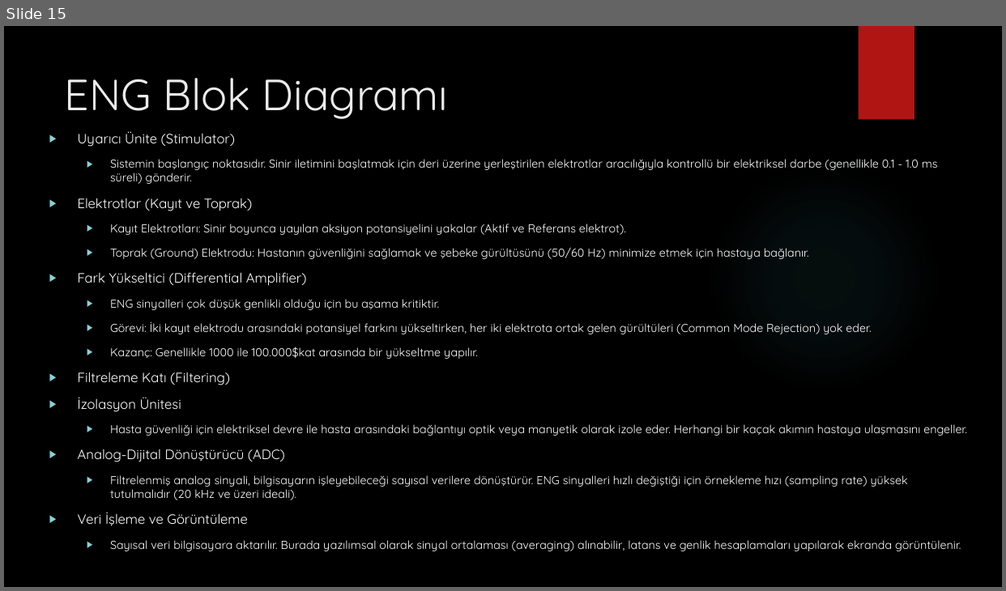
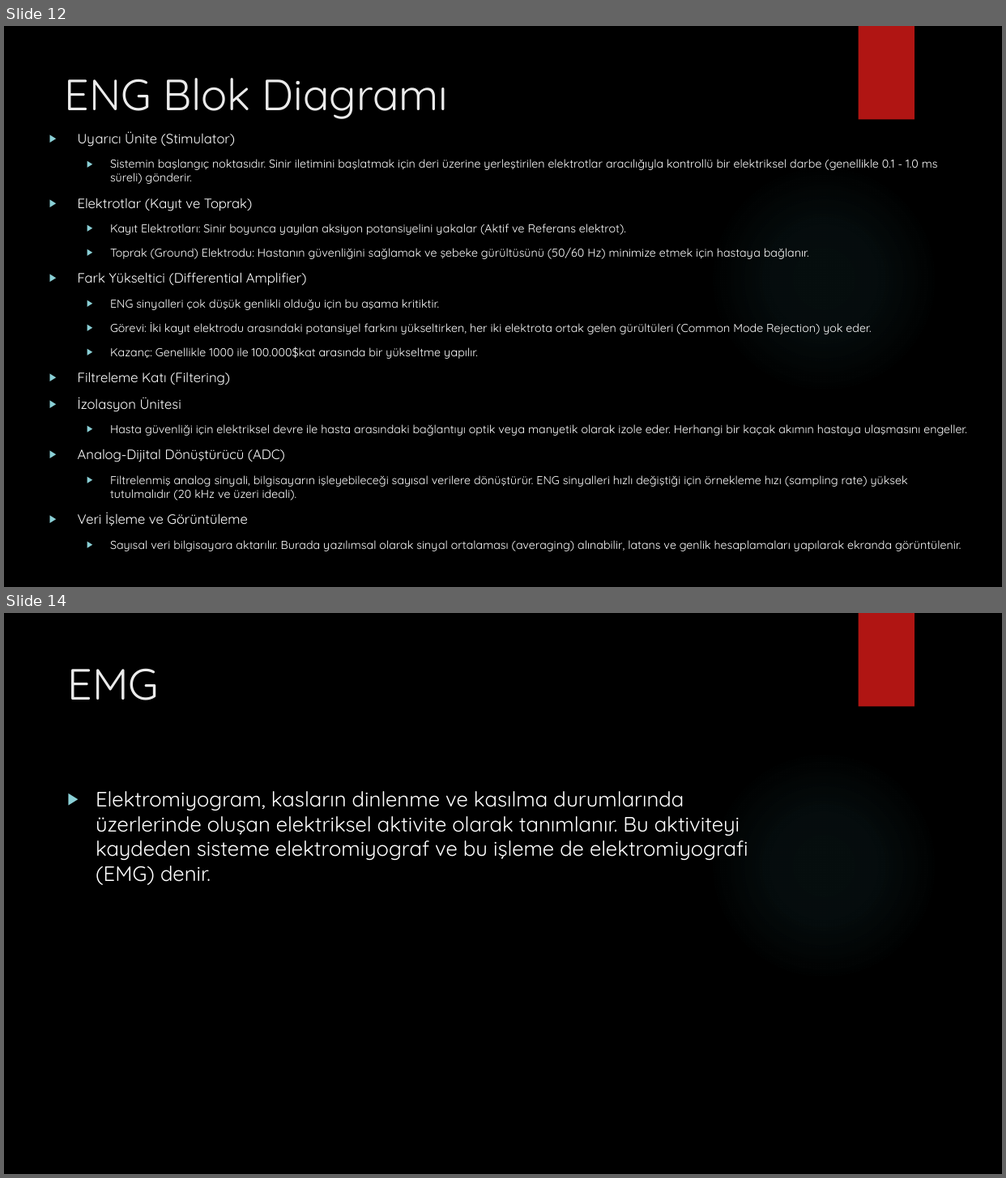
Before and after one commit to karakasmf/Introduction-to-BME, a slide deck: elektronörogram.pptx. Shown one above the other, each under a label of ours: slide 15 before the commit, slides 12 and 14 after it; the slides between them are not shown. The pictures are 1006x591 and 1006x1178 pixels, drawn with LibreOffice and Linux fonts; fonts in the diff are those of the drawing; background and template pictures are left out. Boxes give left, top, right and bottom in pixels: in the first picture for what was removed or moved away, otherwise in the second. Text is boxed around its words. In the diff, an @@ line names an element or a change of style, - is before the commit and + after.

```diff
--- a/elektronörogram.pptx
+++ b/elektronörogram.pptx
@@ slide 14 added at [4, 613, 1002, 1174], background picture (left out); not listed: 2 template elements that a slide beside it also shows @@
@@ title added at [67, 668, 159, 700], 42 pt, text #EBEBEB @@
+EMG
@@ text added at [96, 791, 748, 885], 20 pt, text #FFFFFF @@
+▶ Elektromiyogram, kasların dinlenme ve kasılma durumlarında üzerlerinde oluşan elektriksel aktivite olarak tanımlanır. Bu aktiviteyi kaydeden sisteme elektromiyograf ve bu işleme de elektromiyografi (EMG) denir.
@@ what was slide 15 is now slide 12 @@
```
Also in this commit, not shown: 13 other slides added, 4 slides removed, 1 other file.
